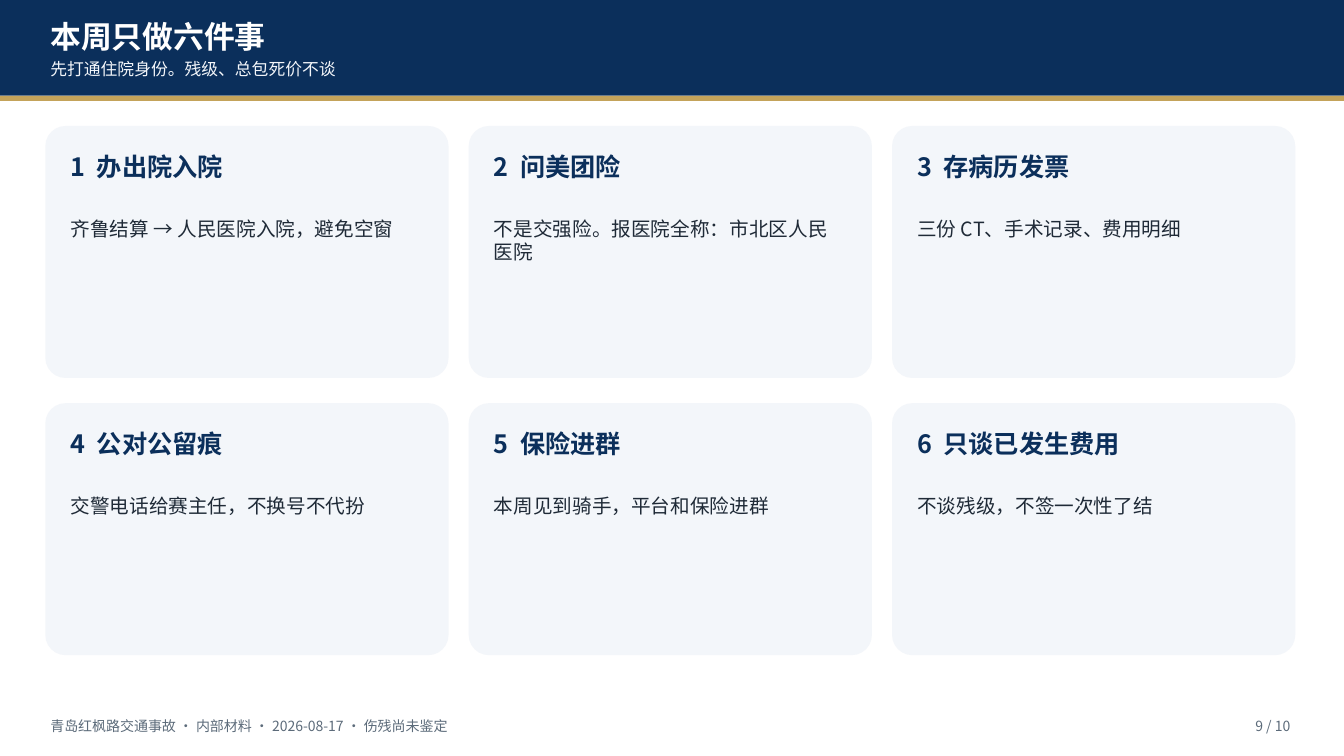
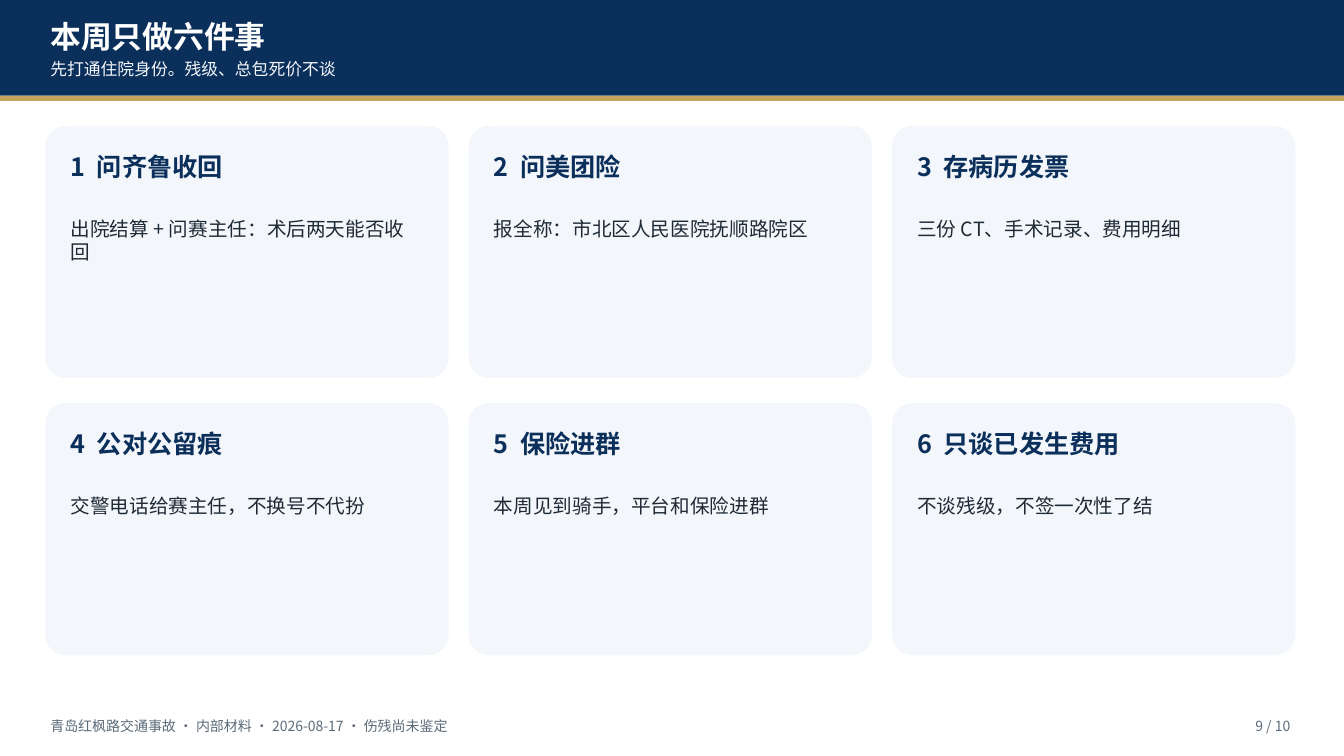
Before and after one commit to hujigang2010-maker/AIDEN, a slide deck: slide 9 of deliverables/青岛红枫路交通事故_伤情与伤残简报_20260817.pptx. Drawn at 1344x756 pixels with LibreOffice and Linux fonts; fonts in the diff are those of the drawing. Boxes give left, top, right and bottom in pixels: in the first picture for what was removed or moved away, otherwise in the second. Text is boxed around its words. In the diff, an @@ line names an element or a change of style, - is before the commit and + after.

```diff
--- a/deliverables/青岛红枫路交通事故_伤情与伤残简报_20260817.pptx
+++ b/deliverables/青岛红枫路交通事故_伤情与伤残简报_20260817.pptx
@@ text at [71,154,223,179]: text changed @@
-1 办出院入院
+1 问齐鲁收回
@@ text at [71,219,405,261]: text changed @@
-齐鲁结算 → 人民医院入院，避免空窗
+出院结算 + 问赛主任：术后两天能否收回
@@ text at [494,219,808,238]: text changed @@
-不是交强险。报医院全称：市北区人民医院
+报全称：市北区人民医院抚顺路院区
```
Also in this commit, not shown: 1 other slide changed, 8 other files.
